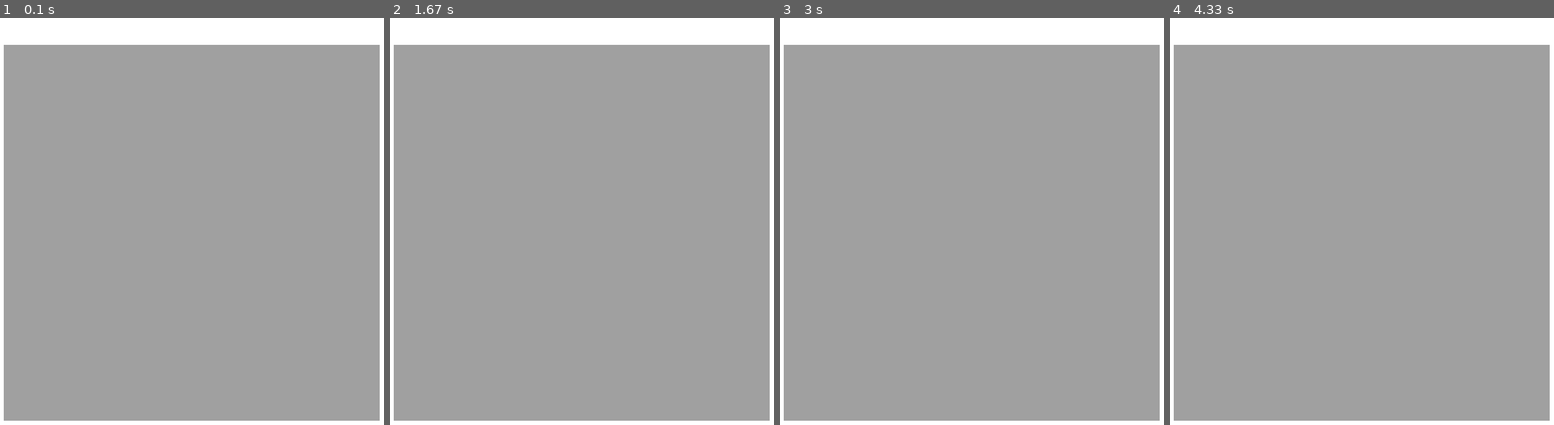
Above: before the commit, frames 1-4 (left to right).
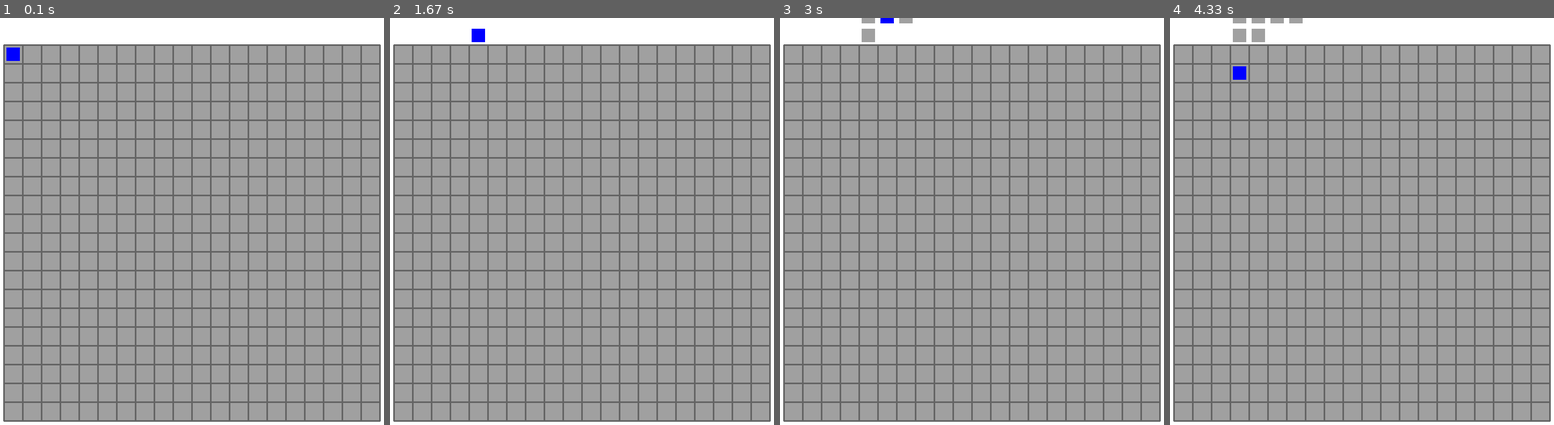
Above: after the commit, the same moments.

Repository: MasterAlexM/SnakePyGame
Game: pygame game, started from Main.py
Same seed, same stepped clock (60 frames per second), same inputs: the game is played once before the commit and once after it.
Inputs:
- Up to frame 1 (0.1 s): no input
- Up to frame 2 (1.67 s): tap Enter at 0.33 s; hold Right 0.73-1.2 s; hold Up from 1.23 s (still down)
- Up to frame 3 (3 s): release Up at 1.88 s; hold Right 1.92-2.67 s; hold Left from 2.7 s (still down)
- Up to frame 4 (4.33 s): release Left at 3.52 s; hold Down from 3.55 s (still down)

The runs differ from the first frame. In frame 1, 16% of the frame differs, in the area x 0-100%, y 6-100%; in frame 2, 16%; in frame 3, 16%; in frame 4, 16%, in the area x 0-100%, y 0-100%.

Commit message:
Base snake

Diff:
--- a/Main.py
+++ b/Main.py
@@ -2,25 +2,86 @@
 import pygame
 import Difficulties
 
+#init color         -------
+WHITE   = pygame.Color(255, 255, 255)
+GREY    = pygame.Color(160,160,160)
+GREYY   = pygame.Color(100,100,100)
+BLUE    = pygame.Color(0,0,255)
 #Initialisation     -------
 pygame.init()
-screen = pygame.display.set_mode((800,800))
+screenSize = 800
+screen  = pygame.display.set_mode((screenSize,screenSize))#init display a 800x800
 pygame.display.set_caption('Snake')
-clock = pygame.time.Clock()
-FPS = 60
-WHITE = pygame.Color(255, 255, 255)
-GREY = pygame.Color(160,160,160)
-clock.tick(FPS)
+screen.fill(WHITE)
+border = 50
+mazeSize = screenSize-border*2
+pygame.draw.rect(screen,GREY,(border,border,mazeSize,mazeSize))
 
-screen.fill(WHITE)
-pygame.draw.rect(screen,GREY,(50,50,700,700))
-pygame.display.update()
+#init snakeBase & direction
+up      = 0
+right   = 1
+dn      = 2
+left    = 3
+Snake = [[2,0],[1,0],[0,0]]
+direction = right
+
 
 running = True
+waze = Difficulties.difficulties("easy")
+
+
+for i in range(20):
+    for y in range(20):
+        pygame.draw.rect(screen,GREY,(border,border,mazeSize,mazeSize))
+for i in range(21):
+    pygame.draw.lines(screen,GREYY,False,[(border + (35*i), border),(border + (35*i), border + mazeSize)], 3)
+    pygame.draw.lines(screen,GREYY,False,[(border , border+ (35*i)),(border+ mazeSize, border  + (35*i))], 3)
+
+pygame.draw.rect(screen,BLUE,(border+5,border+5,25,25))
+posKR = [0,0]
+
+pygame.display.update()
+keys = []
 while running:
-    for event in pygame.event.get():
-        if event.type == pygame.QUIT:
+    pygame.time.delay(300)#Delay du jeu pour l'affichage
+    for event in pygame.event.get():#lecture des evenement
+        if event.type == pygame.QUIT:#Exit
             running = False
+        if event.type == pygame.KEYDOWN:#si une touche est appuyer
+            keys = pygame.key.get_pressed()
+            if keys[pygame.K_LEFT]:#fleche de gauche
+                direction = left
+            elif keys[pygame.K_RIGHT]:#fleche de droite
+                direction = right
+            elif keys[pygame.K_UP]:#fleche de haut
+                direction = up
+            elif keys[pygame.K_DOWN]:#fleche de bas
+                direction = dn
+
+    if(direction == right):
+        pygame.draw.rect(screen,GREY,(border+5 + 35*posKR[0],border+5 + 35*posKR[1],25,25))
+        posKR[0]+= 1
+        pygame.draw.rect(screen,BLUE,(border+5 + 35*posKR[0],border+5 + 35*posKR[1],25,25))
+        pygame.display.update()
+    elif(direction == left):
+        pygame.draw.rect(screen,GREY,(border+5 + 35*posKR[0],border+5 + 35*posKR[1],25,25))
+        posKR[0]-= 1
+        pygame.draw.rect(screen,BLUE,(border+5 + 35*posKR[0],border+5 + 35*posKR[1],25,25))
+        pygame.display.update()
+    elif(direction == up):
+        pygame.draw.rect(screen,GREY,(border+5 + 35*posKR[0],border+5 + 35*posKR[1],25,25))
+        posKR[1]-= 1
+        pygame.draw.rect(screen,BLUE,(border+5 + 35*posKR[0],border+5 + 35*posKR[1],25,25))
+        pygame.display.update()
+    elif(direction == dn):
+        pygame.draw.rect(screen,GREY,(border+5 + 35*posKR[0],border+5 + 35*posKR[1],25,25))
+        posKR[1]+= 1
+        pygame.draw.rect(screen,BLUE,(border+5 + 35*posKR[0],border+5 + 35*posKR[1],25,25))
+        pygame.display.update()
+
+
+        #if evenement.type == pygame.KEYDOWN:
+
 
 
 
